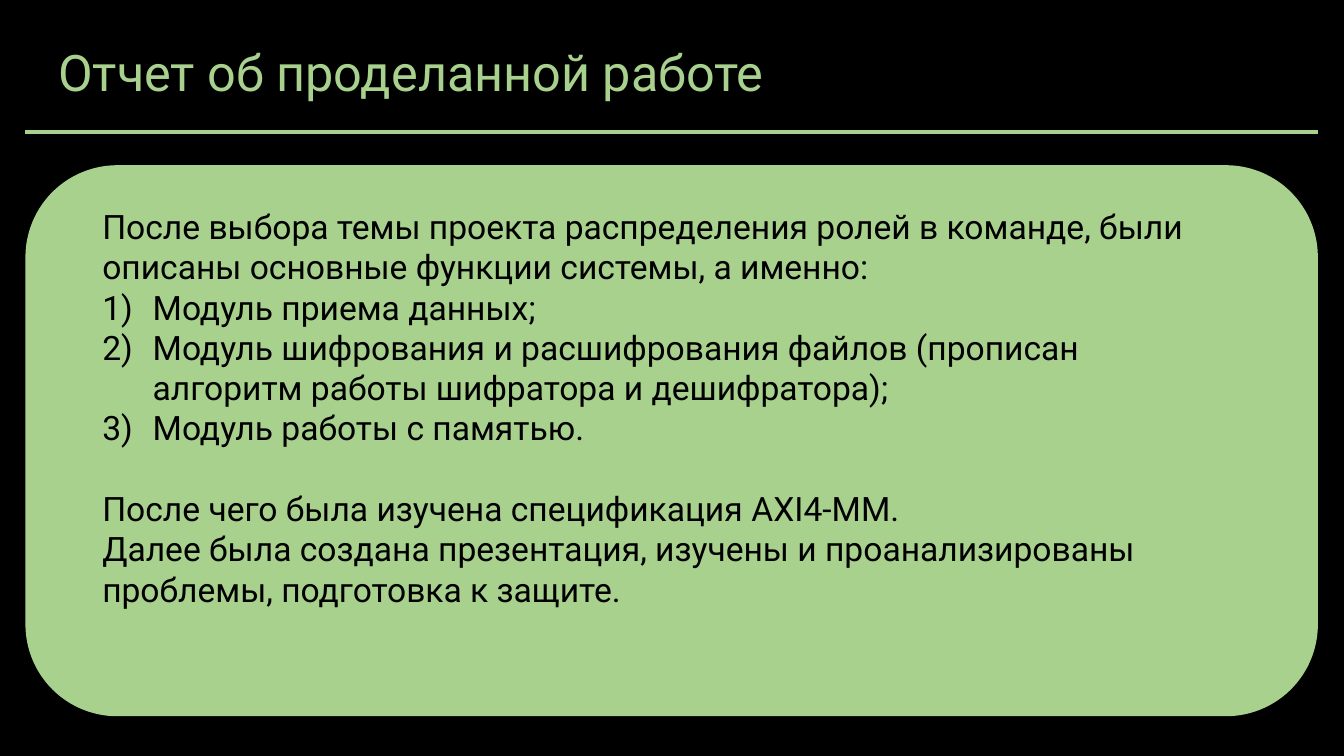
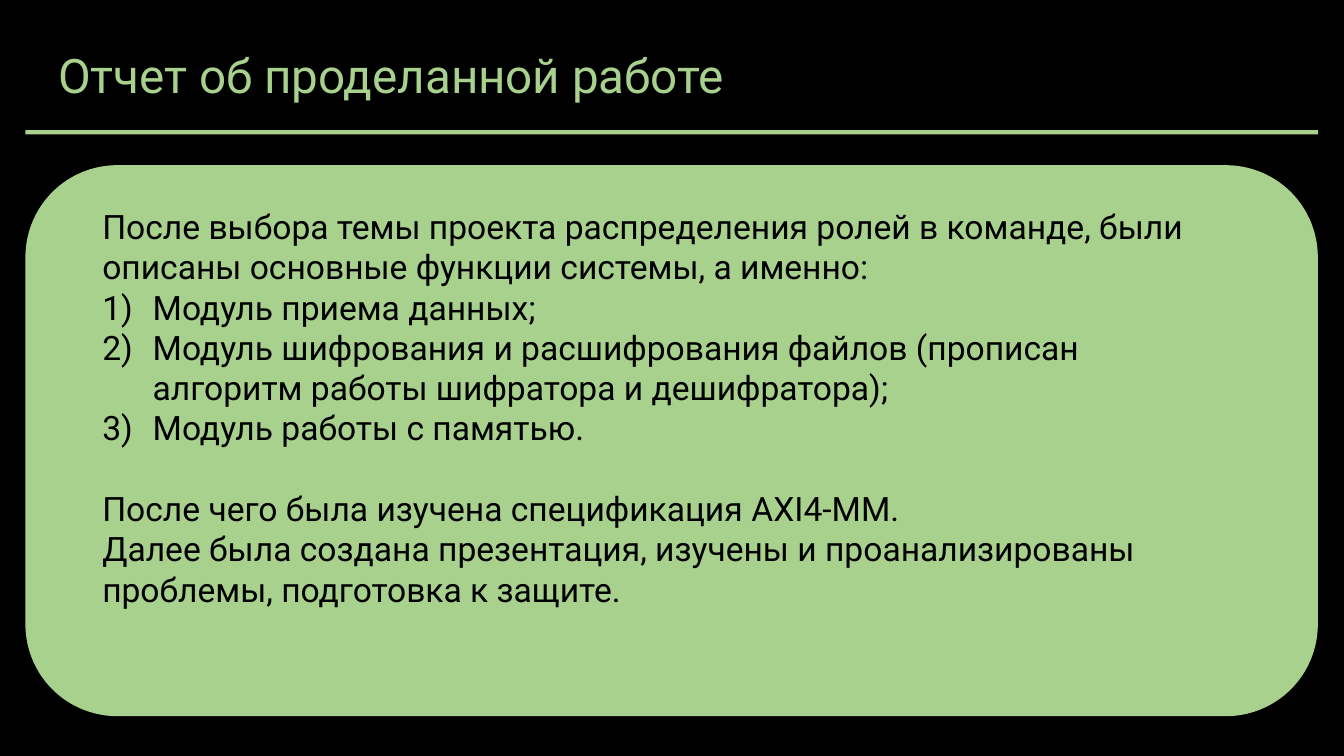
Before and after one commit to Hackathon-Hitchhiking/PG-AI-core, a slide deck: slide 12 of test_sources/test.pptx. Drawn at 1344x756 pixels with LibreOffice and Linux fonts; fonts in the diff are those of the drawing. Boxes give left, top, right and bottom in pixels: in the first picture for what was removed or moved away, otherwise in the second. Text is boxed around its words. In the diff, an @@ line names an element or a change of style, - is before the commit and + after.

```diff
--- a/test_sources/test.pptx
+++ b/test_sources/test.pptx
@@ title "Отчет об проделанной работе" at box(58, 57, 724, 103): size 36 to 34 pt; line spacing 0.9 to 0.8 @@
```
Also in this commit, not shown: 9 other slides changed, 6 other files.
